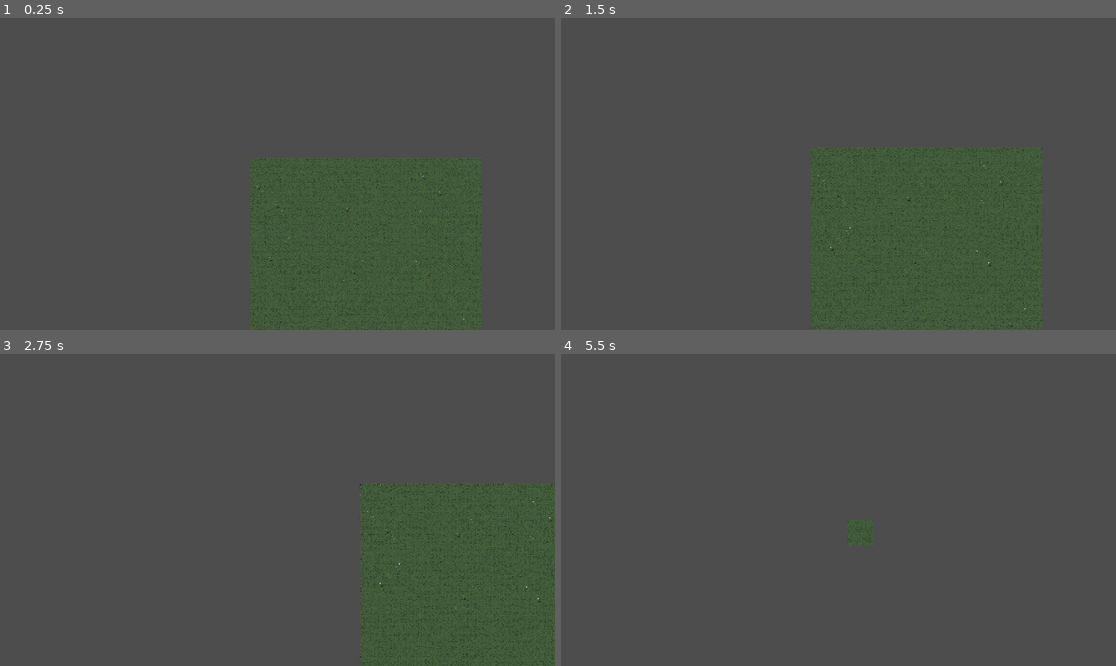
Above: before the commit, frames 1-4 (two rows, left to right).
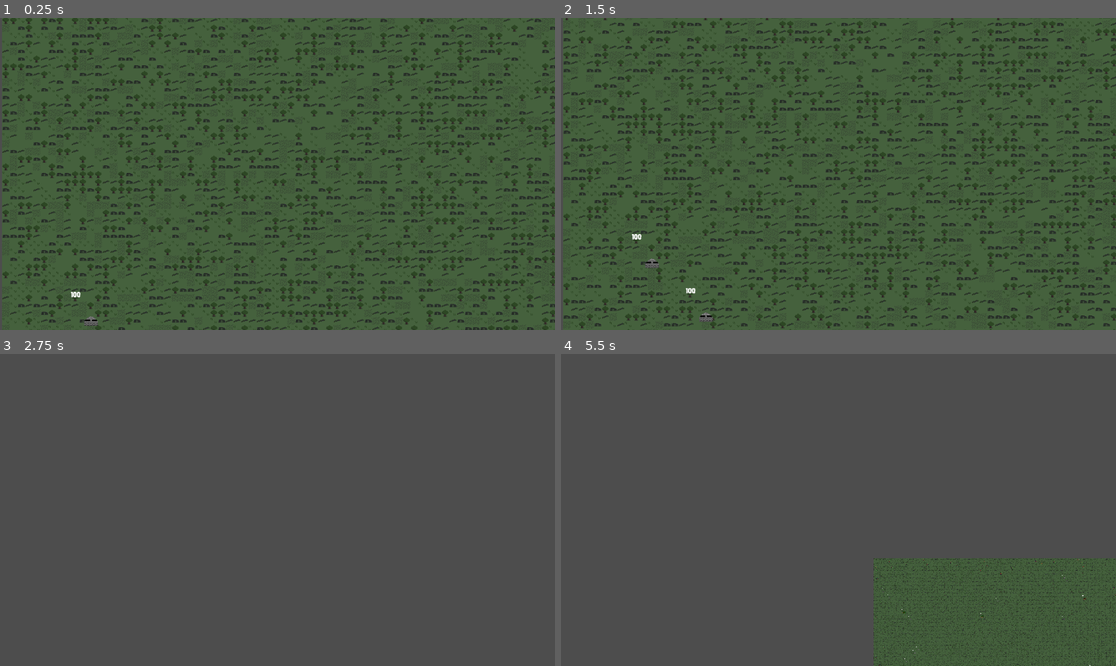
Above: after the commit, the same moments.

Repository: lewis785/ludum-dare-53
Game: Godot game, scene res://scenes/main.tscn
The game is run twice, just before and just after one commit, with the same random seed, the same clock (stepped at 60 frames per second) and the same inputs.
Inputs (mouse positions are in pixels of both pictures, inside the frame that each line leads up to):
- Up to frame 1 (0.25 s): no input
- Up to frame 2 (1.5 s): tap Enter at 0.5 s; move the mouse to (838, 208) at 0.52 s; press the mouse at (838, 208) at 0.53 s; tap Space at 1.25 s; move the mouse to (844, 214) at 1.27 s; release the mouse at (844, 214) at 1.28 s; tap S (camera_down) at 1.35 s; click (844, 214) at 1.42 s
- Up to frame 3 (2.75 s): tap Enter at 2 s; move the mouse to (266, 519) at 2.02 s; hold A (camera_left) from 2.03 s (still down); click (266, 519) at 2.17 s
- Up to frame 4 (5.5 s): move the mouse to (932, 513) at 2.77 s; release A (camera_left) at 2.78 s; tap D (camera_right) at 2.85 s; click (932, 513) at 2.92 s; tap Space at 3.5 s; move the mouse to (1016, 538) at 3.52 s; hold W (camera_up) 3.53-4.28 s; click (1016, 538) at 3.67 s; move the mouse to (1032, 631) at 4.27 s; tap E (camera_zoom_in) at 4.35 s; click (1032, 631) at 4.42 s; tap Enter at 5 s; move the mouse to (866, 510) at 5.02 s; hold Q (camera_zoom_out) from 5.03 s (still down); click (866, 510) at 5.17 s

The runs differ from the first frame. In frame 1, 17% of the frame differs, in the area x 0-100%, y 0-100%; in frame 2, 17%; in frame 3, 4.2%; in frame 4, 3.0%.
Error after the commit: Invalid assignment of property or key 'weight' with value of type 'int' on a base object of type 'Nil'. (res://scenes/structure/structure.gd:69)

Commit message:
Added Audio for Projectiles and Structures

Diff:
--- a/scenes/Camera/Camera.tscn
+++ b/scenes/Camera/Camera.tscn
@@ -7,4 +7,3 @@
 
 [node name="Camera2D" type="Camera2D" parent="."]
 position = Vector2(-4, 0)
-zoom = Vector2(0.1, 0.1)
--- a/scenes/Camera/camera_controller.gd
+++ b/scenes/Camera/camera_controller.gd
@@ -3,7 +3,7 @@
 @export var camera_speed = 30
 @export var camera_zoom_speed = 0.9
 
-var camera
+var camera : Camera2D
 var max_camera_speed
 
 # Called when the node enters the scene tree for the first time.
--- /dev/null
+++ b/scenes/audio/audio.gd
@@ -0,0 +1,15 @@
+extends Node2D
+
+var asp : AudioStreamPlayer
+
+# Called when the node enters the scene tree for the first time.
+func _ready():
+	asp = $AudioStreamPlayer
+
+func play_audio():
+	pass
+	#asp.play()
+
+func stop_audio():
+	pass
+	#asp.stop()
--- /dev/null
+++ b/scenes/audio/audio.tscn
@@ -0,0 +1,10 @@
+[gd_scene load_steps=3 format=3 uid="uid://rebr3pbduye8"]
+
+[ext_resource type="Script" path="res://scenes/audio/audio.gd" id="1_gyedb"]
+[ext_resource type="AudioStream" uid="uid://ub5eg628aqtl" path="res://sounds/music/Overworld.wav" id="2_yb3rk"]
+
+[node name="audio" type="Node2D"]
+script = ExtResource("1_gyedb")
+
+[node name="AudioStreamPlayer" type="AudioStreamPlayer" parent="."]
+stream = ExtResource("2_yb3rk")
--- a/scenes/main.tscn
+++ b/scenes/main.tscn
@@ -1,130 +1,8 @@
-[gd_scene load_steps=21 format=3 uid="uid://dkme7nbothfq2"]
+[gd_scene load_steps=4 format=3 uid="uid://dkme7nbothfq2"]
 
 [ext_resource type="PackedScene" uid="uid://sgasvpbvlp72" path="res://scenes/Camera/Camera.tscn" id="3_0rkqj"]
 [ext_resource type="PackedScene" uid="uid://dtidvayd0rwdd" path="res://scenes/map/map.tscn" id="3_eet8l"]
 [ext_resource type="PackedScene" uid="uid://cef7nfykxy18e" path="res://scenes/enemy/spawn.tscn" id="3_sy17x"]
-[ext_resource type="Script" path="res://scenes/enemy/enemy.gd" id="4_2gof6"]
-[ext_resource type="Texture2D" uid="uid://lyxpenrl2w3i" path="res://assets/enemy/GrizzledTreantIdle.png" id="5_lxm3f"]
-
-[sub_resource type="AtlasTexture" id="AtlasTexture_pf0mn"]
-atlas = ExtResource("5_lxm3f")
-region = Rect2(0, 0, 16, 16)
-
-[sub_resource type="AtlasTexture" id="AtlasTexture_oc77u"]
-atlas = ExtResource("5_lxm3f")
-region = Rect2(16, 0, 16, 16)
-
-[sub_resource type="AtlasTexture" id="AtlasTexture_0r4ki"]
-atlas = ExtResource("5_lxm3f")
-region = Rect2(32, 0, 16, 16)
-
-[sub_resource type="AtlasTexture" id="AtlasTexture_gp538"]
-atlas = ExtResource("5_lxm3f")
-region = Rect2(48, 0, 16, 16)
-
-[sub_resource type="AtlasTexture" id="AtlasTexture_e2dqs"]
-atlas = ExtResource("5_lxm3f")
-region = Rect2(48, 0, 16, 16)
-
-[sub_resource type="AtlasTexture" id="AtlasTexture_1k80d"]
-atlas = ExtResource("5_lxm3f")
-region = Rect2(32, 0, 16, 16)
-
-[sub_resource type="AtlasTexture" id="AtlasTexture_wikc4"]
-atlas = ExtResource("5_lxm3f")
-region = Rect2(16, 0, 16, 16)
-
-[sub_resource type="AtlasTexture" id="AtlasTexture_bd11a"]
-atlas = ExtResource("5_lxm3f")
-region = Rect2(0, 0, 16, 16)
-
-[sub_resource type="AtlasTexture" id="AtlasTexture_qxh1b"]
-atlas = ExtResource("5_lxm3f")
-region = Rect2(0, 0, 16, 16)
-
-[sub_resource type="AtlasTexture" id="AtlasTexture_kuh60"]
-atlas = ExtResource("5_lxm3f")
-region = Rect2(16, 0, 16, 16)
-
-[sub_resource type="AtlasTexture" id="AtlasTexture_pk43k"]
-atlas = ExtResource("5_lxm3f")
-region = Rect2(32, 0, 16, 16)
-
-[sub_resource type="AtlasTexture" id="AtlasTexture_xvaj8"]
-atlas = ExtResource("5_lxm3f")
-region = Rect2(48, 0, 16, 16)
-
-[sub_resource type="SpriteFrames" id="SpriteFrames_jw21e"]
-animations = [{
-"frames": [{
-"duration": 1.0,
-"texture": SubResource("AtlasTexture_pf0mn")
-}, {
-"duration": 1.0,
-"texture": SubResource("AtlasTexture_oc77u")
-}, {
-"duration": 1.0,
-"texture": SubResource("AtlasTexture_0r4ki")
-}, {
-"duration": 1.0,
-"texture": SubResource("AtlasTexture_gp538")
-}],
-"loop": true,
-"name": &"fly",
-"speed": 20.0
-}, {
-"frames": [{
-"duration": 1.0,
-"texture": SubResource("AtlasTexture_e2dqs")
-}, {
-"duration": 1.0,
-"texture": SubResource("AtlasTexture_1k80d")
-}, {
-"duration": 1.0,
-"texture": SubResource("AtlasTexture_wikc4")
-}, {
-"duration": 1.0,
-"texture": SubResource("AtlasTexture_bd11a")
-}],
-"loop": true,
-"name": &"swim",
-"speed": 2.0
-}, {
-"frames": [{
-"duration": 1.0,
-"texture": SubResource("AtlasTexture_qxh1b")
-}, {
-"duration": 1.0,
-"texture": SubResource("AtlasTexture_kuh60")
-}, {
-"duration": 1.0,
-"texture": SubResource("AtlasTexture_pk43k")
-}, {
-"duration": 1.0,
-"texture": SubResource("AtlasTexture_xvaj8")
-}],
-"loop": true,
-"name": &"walk",
-"speed": 5.0
-}]
-
-[sub_resource type="CapsuleShape2D" id="CapsuleShape2D_krpay"]
-radius = 13.0
-height = 34.0
-
-[sub_resource type="PackedScene" id="PackedScene_x8k3b"]
-resource_local_to_scene = true
-_bundled = {
-"conn_count": 1,
-"conns": PackedInt32Array(3, 0, 21, 20, 2, 0, 0),
-"editable_instances": [],
-"names": PackedStringArray("enemy", "position", "scale", "gravity_scale", "script", "health", "damage", "metadata/_edit_group_", "RigidBody2D", "AnimatedSprite2D", "texture_filter", "sprite_frames", "animation", "frame_progress", "CollisionShape2D", "light_mask", "shape", "debug_color", "VisibleOnScreenNotifier2D", "visible", "_on_visible_on_screen_notifier_2d_screen_exited", "screen_exited"),
-"node_count": 4,
-"node_paths": [],
-"nodes": PackedInt32Array(-1, -1, 8, 0, -1, 7, 1, 0, 2, 1, 3, 2, 4, 3, 5, 4, 6, 5, 7, 6, 0, 0, 0, 9, 9, -1, 5, 10, 5, 2, 7, 11, 8, 12, 9, 13, 10, 0, 0, 0, 14, 14, -1, 3, 15, 11, 16, 12, 17, 13, 0, 0, 0, 18, 18, -1, 1, 19, 14, 0),
-"variants": [Vector2(64, 70), Vector2(0.5, 0.5), 0.0, ExtResource("4_2gof6"), 20, 1, true, Vector2(2, 2), SubResource("SpriteFrames_jw21e"), &"walk", 0.35947, 0, SubResource("CapsuleShape2D_krpay"), Color(0, 0.6, 0.701961, 0.054902), false],
-"version": 3
-}
 
 [node name="main" type="Node2D"]
 
@@ -137,5 +15,4 @@
 [node name="spawn" parent="." instance=ExtResource("3_sy17x")]
 position = Vector2(-3, 2)
 level = 10
-enemy_scene = SubResource("PackedScene_x8k3b")
 scale_factor = 16
--- a/scenes/projectile/projectile.gd
+++ b/scenes/projectile/projectile.gd
@@ -2,6 +2,7 @@
 
 @export var projectile_speed: int = 1000
 var _animated_sprite
+var _asp : AudioStreamPlayer2D
 
 var signal_bus
 
@@ -9,6 +10,10 @@
 func _ready():
 	signal_bus = get_node("/root/SignalBus")
 	_animated_sprite = $AnimatedSprite2D
+	#var path = self.get_path() + NodePath("/AudioStreamPlayer2D")
+	for child in get_children():
+		if child is AudioStreamPlayer2D:
+			_asp = child
 	pass # Replace with function body.
 
 
@@ -18,6 +23,7 @@
 	var direction = Vector2.RIGHT.rotated(rotation)
 	global_position += projectile_speed * direction * delta
 	pass
+
 
 func destroy():
 	queue_free()
@@ -32,3 +38,7 @@
 func _on_visible_on_screen_notifier_2d_screen_exited():
 	destroy()
 	pass # Replace with function body.
+
+
+func play_sound():
+	_asp.play()
--- a/scenes/projectile/projectile.tscn
+++ b/scenes/projectile/projectile.tscn
@@ -1,7 +1,8 @@
-[gd_scene load_steps=11 format=3 uid="uid://cbd2nrreh7t81"]
+[gd_scene load_steps=12 format=3 uid="uid://cbd2nrreh7t81"]
 
 [ext_resource type="Script" path="res://scenes/projectile/projectile.gd" id="1_yb7ur"]
 [ext_resource type="Texture2D" uid="uid://b54vy8jtgfmb2" path="res://assets/projectile/bullet.png" id="2_2x2fk"]
+[ext_resource type="AudioStream" uid="uid://dpvwq36whlgpe" path="res://sounds/effects/Bang.wav" id="3_qfbbp"]
 
 [sub_resource type="AtlasTexture" id="AtlasTexture_u0xcv"]
 atlas = ExtResource("2_2x2fk")
@@ -72,5 +73,9 @@
 position = Vector2(-7.15256e-07, 1)
 scale = Vector2(1.4, 0.6)
 
+[node name="AudioStreamPlayer2D" type="AudioStreamPlayer2D" parent="."]
+stream = ExtResource("3_qfbbp")
+attenuation = 2.37
+
 [connection signal="body_entered" from="." to="." method="_on_body_entered"]
 [connection signal="screen_exited" from="VisibleOnScreenNotifier2D" to="." method="_on_visible_on_screen_notifier_2d_screen_exited"]
--- a/scenes/structure/structure.gd
+++ b/scenes/structure/structure.gd
@@ -34,6 +34,8 @@
 var signal_bus
 var _animated_sprite: AnimatedSprite2D
 var _border
+var _target
+var _asp : AudioStreamPlayer2D
 
 # Called when the node enters the scene tree for the first time.
 func _ready():
@@ -45,7 +47,7 @@
 	_animated_sprite = $StructureArea2D/AnimatedSprite2D
 	_border = $StructureArea2D/Borders
 	_border.hide()
-	var _target = $target
+	_target = $target
 	_target.weight = 1
 	if is_tower and _animated_sprite:
 		_target.weight = 10
@@ -56,10 +58,15 @@
 	label.set_text(str(health))
 	supply_store_instance = supply_store.new()
 	enemy_store = enemy_store_res.new()
+
+	for child in get_children():
+		if child is AudioStreamPlayer2D:
+			_asp = child
 	pass # Replace with function body.
 
 func set_tower():
 	is_tower = true
+	_target.weight = 10
 	_animated_sprite = $StructureArea2D/AnimatedSprite2D
 	_animated_sprite.frame = structure_state.tower_good
 
@@ -137,6 +144,7 @@
 		instnaced_projectile.global_position = self.global_position
 		var instnaced_projectile_rotation = self.global_position.direction_to(enemy.global_position).angle()
 		instnaced_projectile.rotation = instnaced_projectile_rotation
+		instnaced_projectile._asp.play()
 
 
 func process_attacks(enemy):
--- a/scenes/structure/structure.tscn
+++ b/scenes/structure/structure.tscn
@@ -8,6 +8,7 @@
 [ext_resource type="Texture2D" uid="uid://dhsem2ddr6582" path="res://assets/village/bunker_bad.png" id="5_y2ael"]
 [ext_resource type="Texture2D" uid="uid://dsl06clss4god" path="res://assets/village/ui_borders.png" id="6_6ghwf"]
 [ext_resource type="PackedScene" uid="uid://diu6ls3spsxlf" path="res://scenes/enemy/target.tscn" id="6_tyybt"]
+[ext_resource type="AudioStream" uid="uid://b7hltg4hncbck" path="res://sounds/effects/Ting.wav" id="9_kpfmr"]
 
 [sub_resource type="RectangleShape2D" id="RectangleShape2D_0drnf"]
 size = Vector2(90, 88)
@@ -161,6 +162,9 @@
 [node name="target" parent="." groups=["targets"] instance=ExtResource("6_tyybt")]
 position = Vector2(1, 1)
 
+[node name="AudioStreamPlayer2D" type="AudioStreamPlayer2D" parent="."]
+stream = ExtResource("9_kpfmr")
+
 [connection signal="body_entered" from="StructureArea2D" to="." method="_on_structure_area_2d_body_entered"]
 [connection signal="body_exited" from="StructureArea2D" to="." method="_on_structure_area_2d_body_exited"]
 [connection signal="input_event" from="StructureArea2D" to="." method="_on_structure_area_2d_input_event"]
Not shown: 1 places in scenes/structure/structure.tscn that only renumber resources
Not shown, added: sounds/effects/Bang.wav.import
Not shown, added: sounds/effects/Ting.wav.import
Not shown, added: sounds/music/Overworld.wav.import
Not shown, added: sounds/effects/Bang.wav
Not shown, added: sounds/effects/Ting.wav
Not shown, added: sounds/music/Overworld.wav
